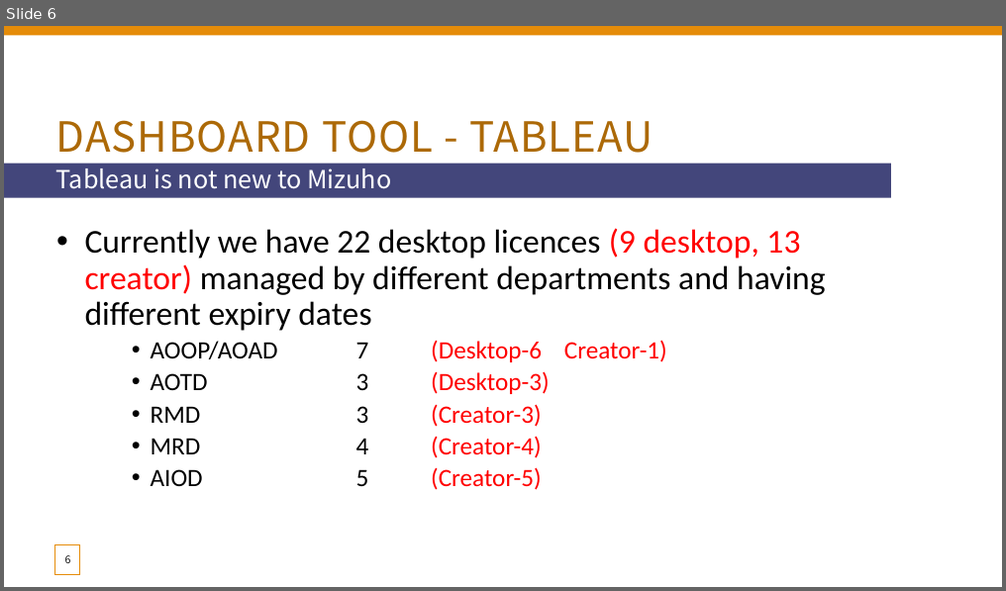
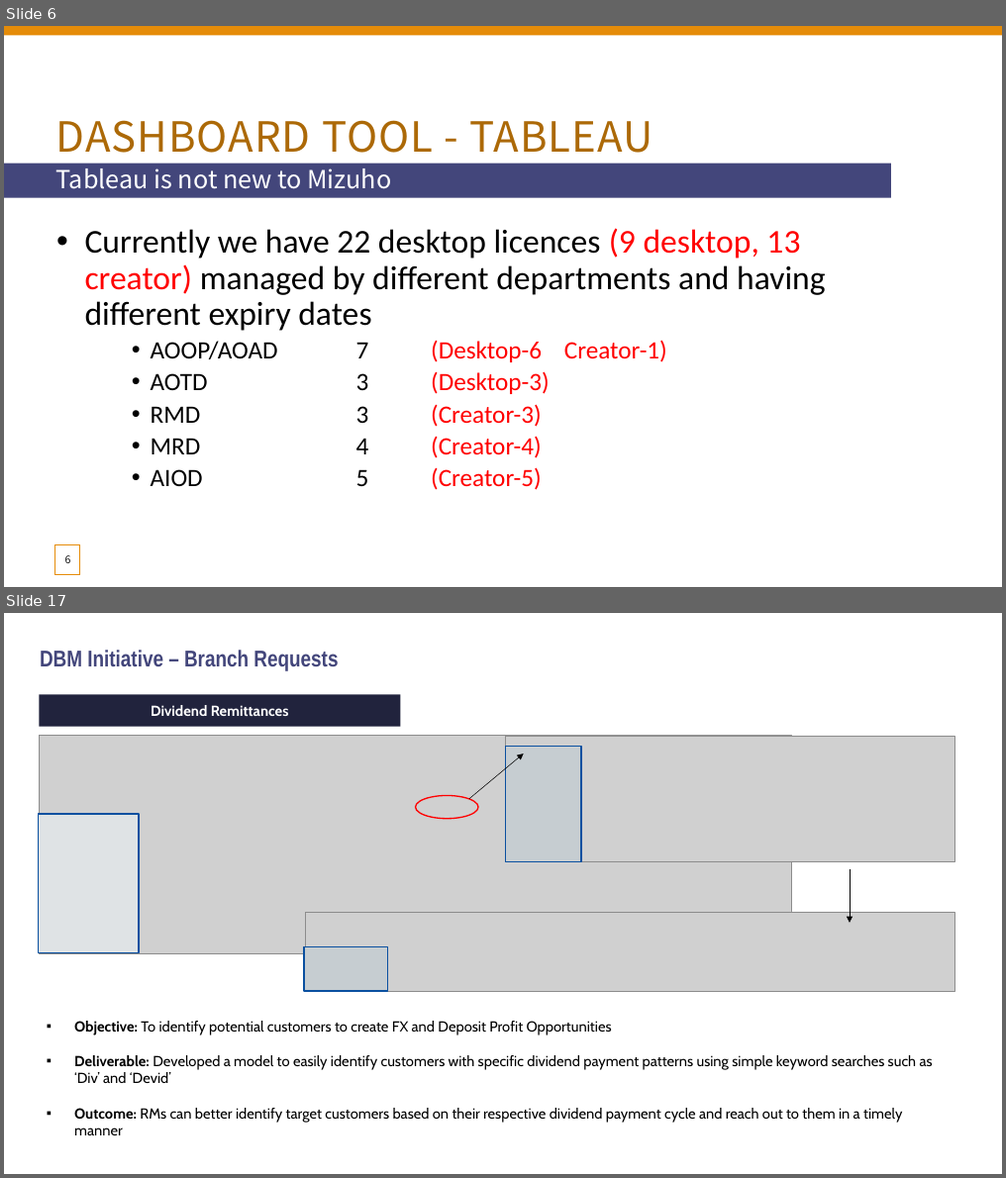
Before and after one commit to xiangshang4/RMD, a slide deck: Mizuho dashboard.pptx. Shown one above the other, each under a label of ours: slide 6 before the commit, slides 6 and 17 after it; the slides between them are not shown. The pictures are 1006x591 and 1006x1178 pixels, drawn with LibreOffice and Linux fonts; fonts in the diff are those of the drawing; grey boxes stand for pictures. Boxes give left, top, right and bottom in pixels: in the first picture for what was removed or moved away, otherwise in the second. Text is boxed around its words. In the diff, an @@ line names an element or a change of style, - is before the commit and + after.

```diff
--- a/Mizuho dashboard.pptx
+++ b/Mizuho dashboard.pptx
@@ slide 17 added at [4, 613, 1002, 1174], background #FFFFFF @@
@@ text added at [40, 650, 338, 671], 22 pt, text #43467B, bold @@
+DBM Initiative – Branch Requests
@@ rectangle added at [40, 694, 401, 726], fill #22233E, 14 pt, text #FFFFFF, bold @@
+Dividend Remittances
@@ picture added at [40, 736, 792, 954] @@
@@ arrow added from (469, 799) to (524, 754), #000000 0.5 pt @@
@@ picture added at [506, 736, 954, 862] @@
@@ rectangle added at [506, 747, 581, 862], fill #C6CDD1, outline #0A50A0 1.25 pt @@
@@ rectangle added at [39, 814, 139, 954], fill #DFE3E5, outline #0A50A0 1.25 pt @@
@@ ellipse added at [416, 796, 478, 819], outline #FF0000 1.25 pt @@
@@ arrow added from (849, 869) to (849, 923), #000000 0.5 pt @@
@@ picture added at [305, 912, 954, 992] @@
@@ rectangle added at [304, 947, 388, 991], fill #C6CDD1, outline #0A50A0 1.25 pt @@
@@ text added at [74, 1021, 933, 1136], 14 pt, text #000000 @@
+▪ Objective: To identify potential customers to create FX and Deposit Profit Opportunities
+▪ Deliverable: Developed a model to easily identify customers with specific dividend payment patterns using simple keyword searches such as ‘Div’ and ‘Devid’
+▪ Outcome: RMs can better identify target customers based on their respective dividend payment cycle and reach out to them in a timely manner
```
Also in this commit, not shown: 5 slides changed, 12 other slides added.
